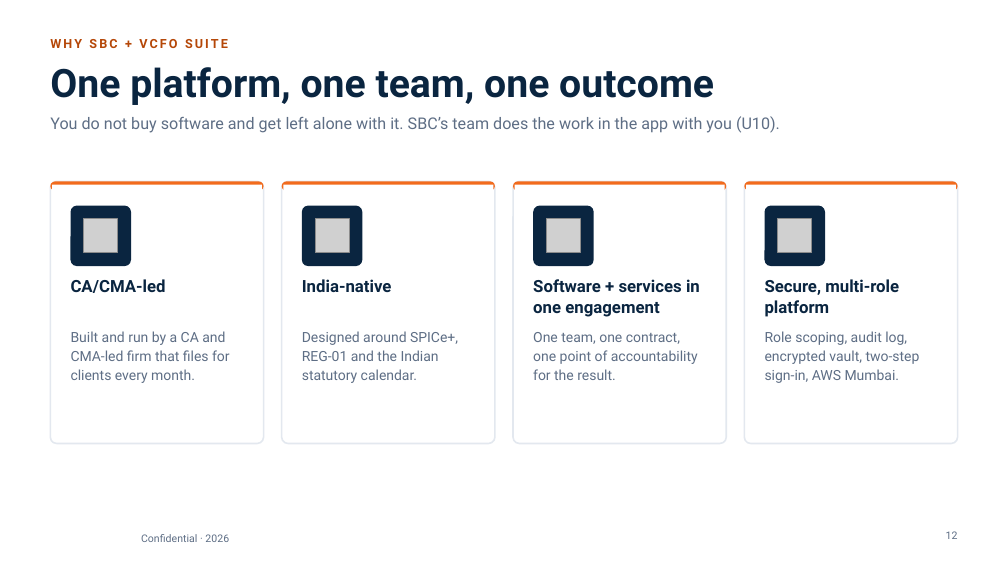
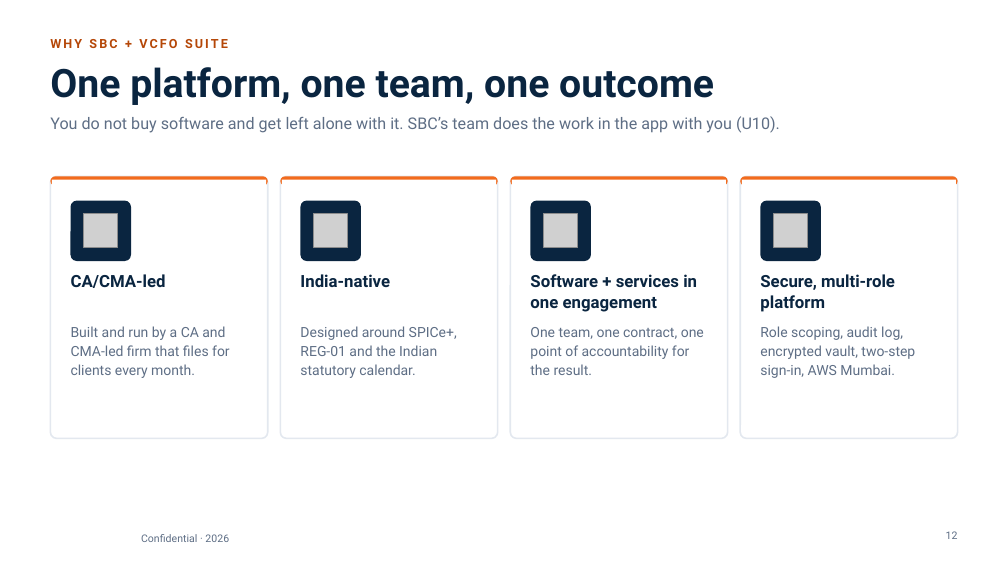
Before and after one commit to abdulfarhath7/vcfo_suite, a slide deck: slide 12 of docs/collateral/vcfo-suite/VCFO_Suite_Corporate_Deck.pptx. Drawn at 1008x567 pixels with LibreOffice and Linux fonts; fonts in the diff are those of the drawing; grey boxes stand for pictures; background and template pictures are left out. Boxes give left, top, right and bottom in pixels: in the first picture for what was removed or moved away, otherwise in the second. Text is boxed around its words. In the diff, an @@ line names an element or a change of style, - is before the commit and + after.

```diff
--- a/docs/collateral/vcfo-suite/VCFO_Suite_Corporate_Deck.pptx
+++ b/docs/collateral/vcfo-suite/VCFO_Suite_Corporate_Deck.pptx
@@ rounded rectangle: place and size @@
-rounded rectangle at bbox=[50, 181, 264, 444]
+rounded rectangle at bbox=[50, 176, 268, 438]
@@ rounded rectangle: place and size @@
-rounded rectangle at bbox=[50, 181, 264, 191]
+rounded rectangle at bbox=[50, 176, 268, 185]
@@ rectangle: place and size @@
-rectangle at bbox=[52, 184, 262, 191]
+rectangle at bbox=[52, 179, 266, 185]
@@ rounded rectangle: place and size @@
-rounded rectangle at bbox=[281, 181, 495, 444]
+rounded rectangle at bbox=[280, 176, 498, 438]
@@ rounded rectangle: place and size @@
-rounded rectangle at bbox=[281, 181, 495, 191]
+rounded rectangle at bbox=[280, 176, 498, 185]
@@ rectangle: place and size @@
-rectangle at bbox=[283, 184, 493, 191]
+rectangle at bbox=[282, 179, 496, 185]
@@ rounded rectangle: place and size @@
-rounded rectangle at bbox=[513, 181, 727, 444]
+rounded rectangle at bbox=[510, 176, 728, 438]
@@ rounded rectangle: place and size @@
-rounded rectangle at bbox=[513, 181, 727, 191]
+rounded rectangle at bbox=[510, 176, 728, 185]
@@ rectangle: place and size @@
-rectangle at bbox=[515, 184, 725, 191]
+rectangle at bbox=[512, 179, 726, 185]
@@ proportions changed in 4 elements at bbox=[280, 176, 498, 438], bbox=[510, 176, 728, 438], bbox=[50, 176, 268, 438], bbox=[740, 176, 958, 438] @@
@@ rounded rectangle: place and size @@
-rounded rectangle at bbox=[744, 181, 958, 444]
+rounded rectangle at bbox=[740, 176, 958, 438]
@@ rounded rectangle: place and size @@
-rounded rectangle at bbox=[744, 181, 958, 191]
+rounded rectangle at bbox=[740, 176, 958, 185]
@@ rectangle: place and size @@
-rectangle at bbox=[746, 184, 956, 191]
+rectangle at bbox=[742, 179, 956, 185]
@@ 2 rounded rectangles, 1 picture: place and size @@
-2 rounded rectangles, 1 picture at bbox=[71, 206, 363, 266]
+2 rounded rectangles, 1 picture at bbox=[71, 201, 361, 261]
@@ 3 pictures, 2 rounded rectangles: place and size @@
-3 pictures, 2 rounded rectangles at bbox=[316, 206, 825, 266]
+3 pictures, 2 rounded rectangles at bbox=[313, 201, 821, 261]
@@ text "CA/CMA-led": place and size @@
-text "CA/CMA-led" at bbox=[71, 279, 166, 293]
+text "CA/CMA-led" at bbox=[71, 274, 166, 288]
@@ text "India-native": place and size @@
-text "India-native" at bbox=[302, 279, 392, 292]
+text "India-native" at bbox=[300, 274, 390, 287]
@@ text "Software + services in one ...": place and size @@
-text "Software + services in one ..." at bbox=[533, 279, 700, 317]
+text "Software + services in one ..." at bbox=[530, 274, 697, 312]
@@ text "Secure, multi-role platform": place and size @@
-text "Secure, multi-role platform" at bbox=[765, 279, 899, 317]
+text "Secure, multi-role platform" at bbox=[760, 274, 895, 312]
@@ text "Built and run by a ...": place and size @@
-text "Built and run by a ..." at bbox=[71, 331, 230, 383]
+text "Built and run by a ..." at bbox=[71, 326, 230, 378]
@@ text "Designed around SPICe+, REG-01 and ...": place and size @@
-text "Designed around SPICe+, REG-01 and ..." at bbox=[302, 331, 458, 383]
+text "Designed around SPICe+, REG-01 and ..." at bbox=[300, 326, 457, 378]
@@ text "One team, one contract, one ..." rewrapped from bbox=[533, 332, 698, 380] to bbox=[530, 327, 704, 375] @@
@@ text "Role scoping, audit log, encrypted ...": place and size @@
-text "Role scoping, audit log, encrypted ..." at bbox=[765, 331, 920, 383]
+text "Role scoping, audit log, encrypted ..." at bbox=[760, 326, 915, 378]
```
Also in this commit, not shown: 12 other slides changed, 11 other files.
